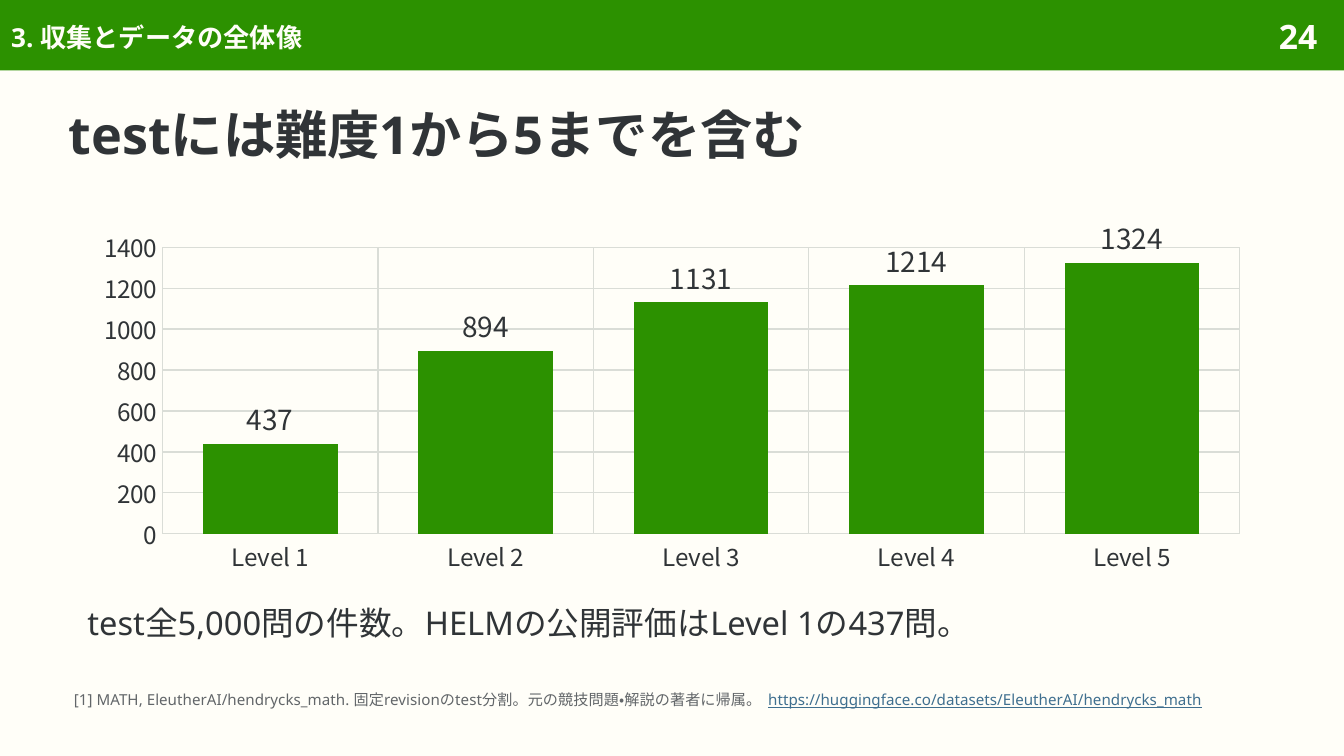
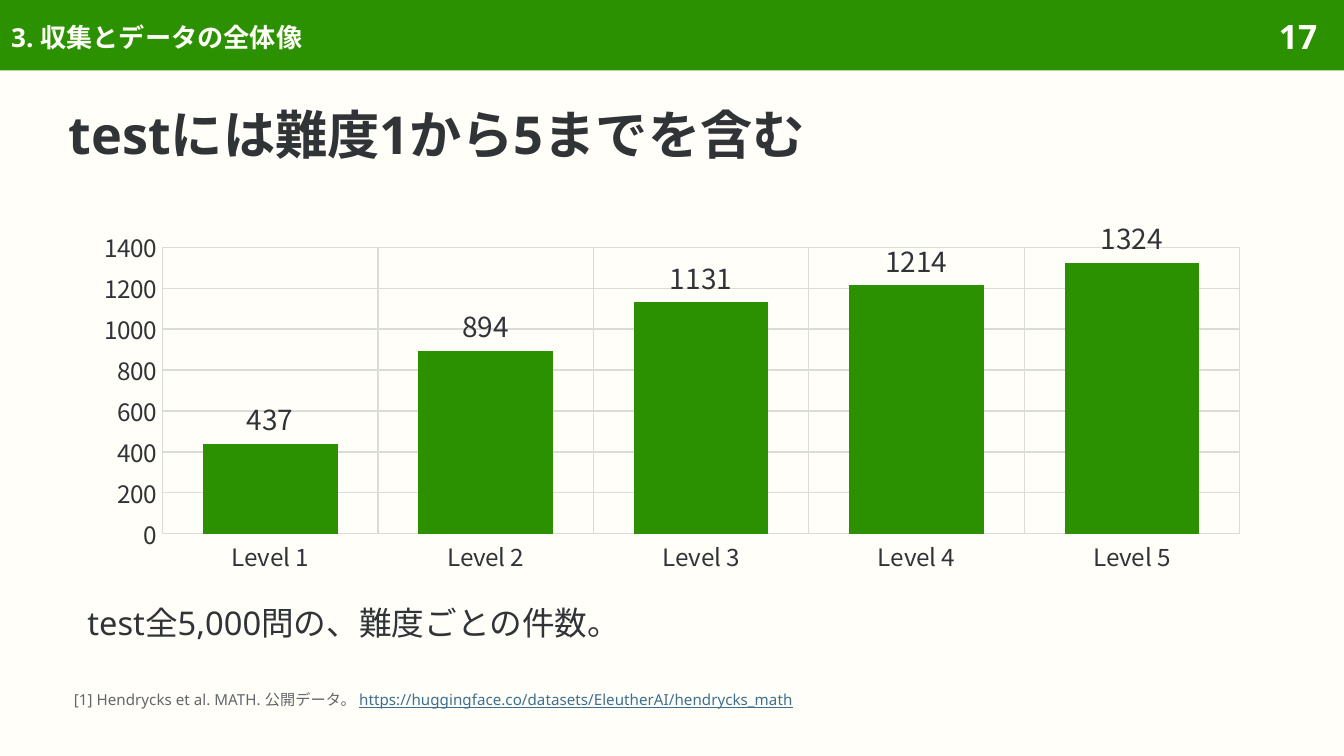
Before and after one commit to sasakiy84/datasets-in-10-minutes, a slide deck: slide 17 of slides/datasets-in-10-minutes-math.pptx (slide 24 before the commit). Drawn at 1344x756 pixels with LibreOffice and Linux fonts; fonts in the diff are those of the drawing. Boxes give left, top, right and bottom in pixels: in the first picture for what was removed or moved away, otherwise in the second. Text is boxed around its words. In the diff, an @@ line names an element or a change of style, - is before the commit and + after.

Commit message:
Center MATH on competition problems and original problem-solving evaluation

```diff
--- a/slides/datasets-in-10-minutes-math.pptx
+++ b/slides/datasets-in-10-minutes-math.pptx
@@ page number at bbox=[1279, 25, 1317, 49]: text changed @@
-24
+17
@@ text at bbox=[87, 607, 620, 640]: text changed @@
-test全5,000問の件数。HELMの公開評価はLevel 1の437問。
+test全5,000問の、難度ごとの件数。
@@ text at bbox=[74, 692, 792, 709]: text changed; text colour #626669 to #3F6F8F @@
-[1] MATH, EleutherAI/hendrycks_math. 固定revisionのtest分割。元の競技問題・解説の著者に帰属。 https://huggingface.co/datasets/EleutherAI/hendrycks_math
+[1] Hendrycks et al. MATH. 公開データ。 https://huggingface.co/datasets/EleutherAI/hendrycks_math
```
Also in this commit, not shown: 35 other slides changed, 12 slides removed, 53 other files.
